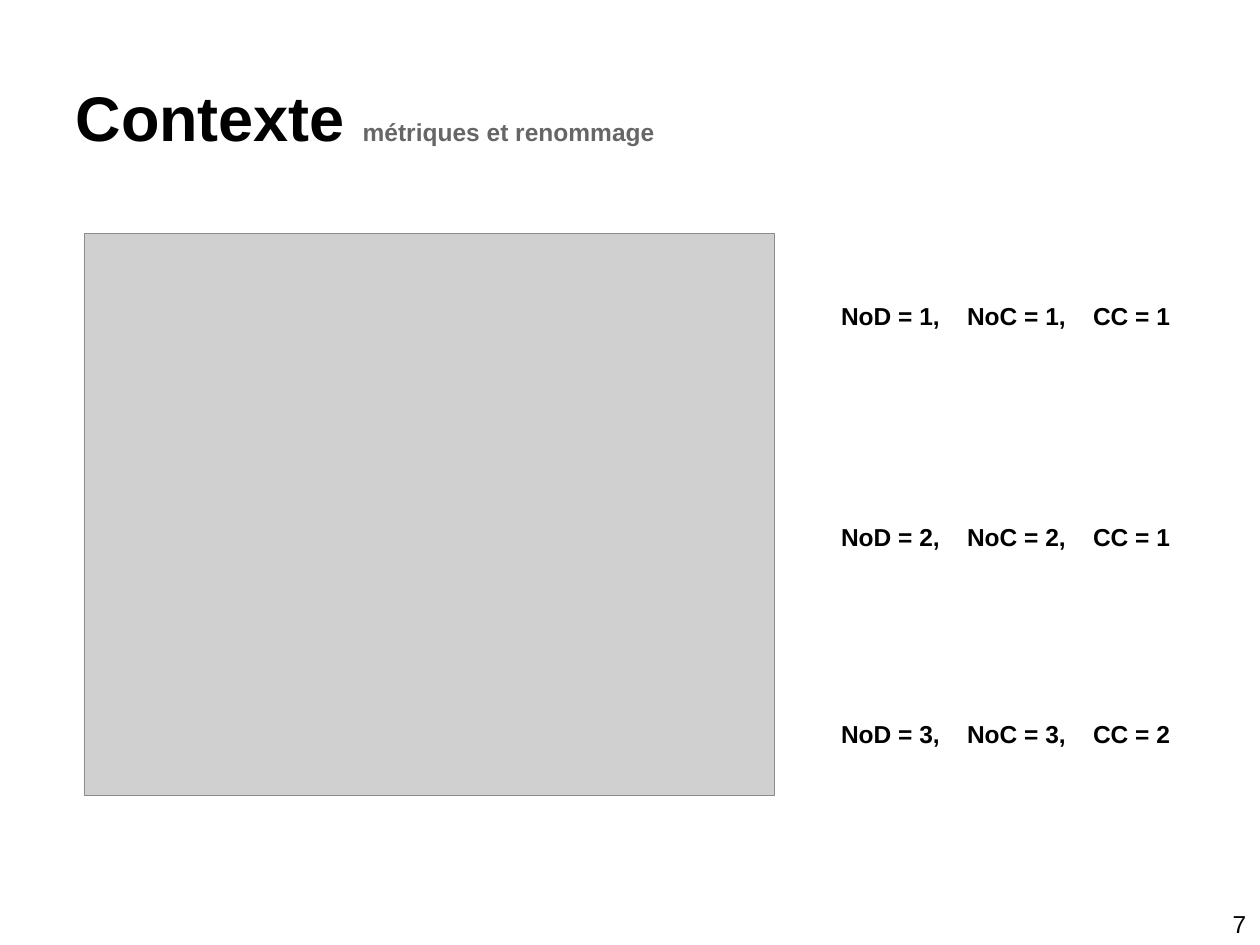
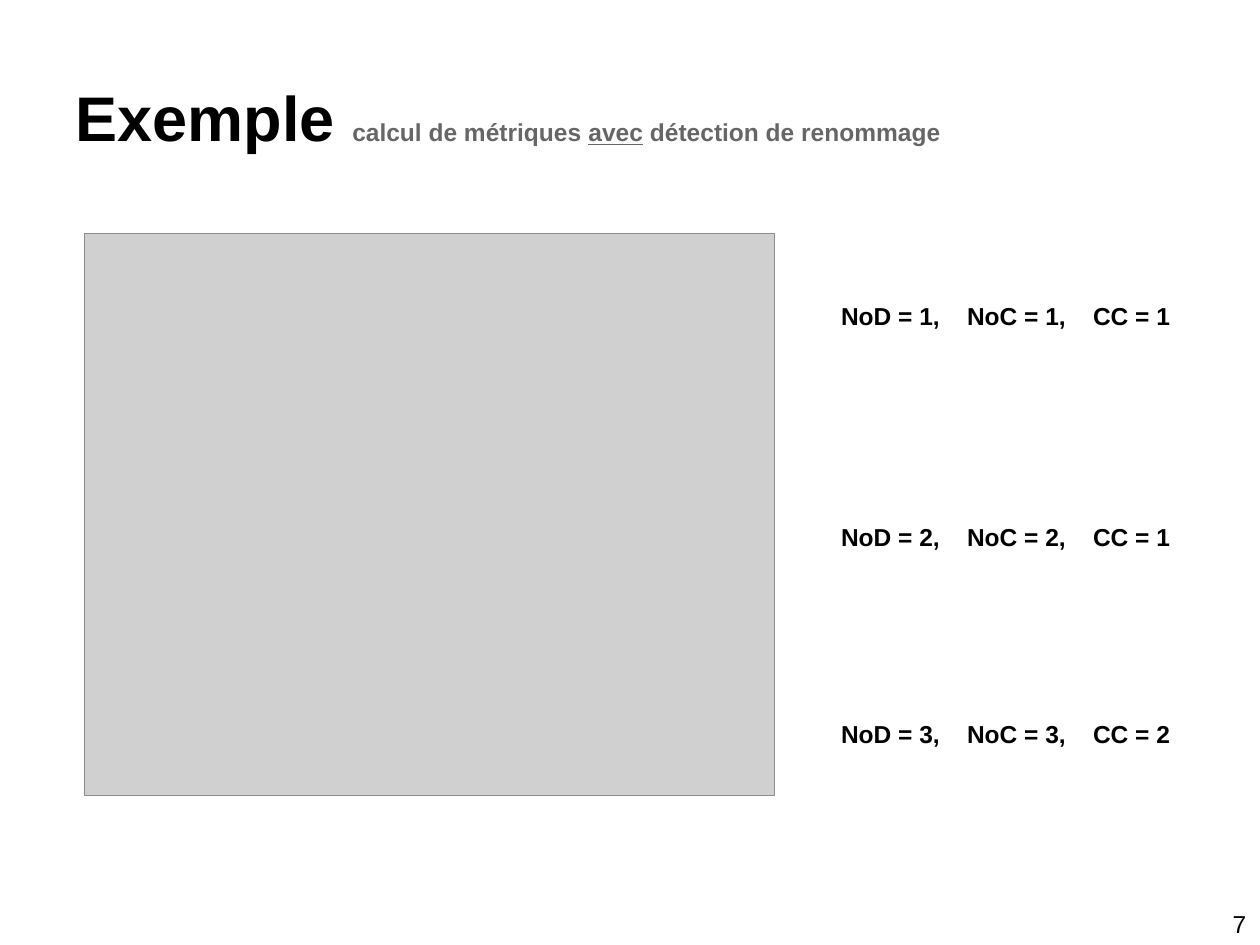
Before and after one commit to stonesong/Stage, a slide deck: slide 8 of presentation/presStageM2.pptx (slide 7 before the commit). Drawn at 1260x945 pixels with LibreOffice and Linux fonts; fonts in the diff are those of the drawing; grey boxes stand for pictures. Boxes give left, top, right and bottom in pixels: in the first picture for what was removed or moved away, otherwise in the second. Text is boxed around its words. In the diff, an @@ line names an element or a change of style, - is before the commit and + after.

```diff
--- a/presentation/presStageM2.pptx
+++ b/presentation/presStageM2.pptx
@@ title at (76, 95, 940, 153): text changed @@
-Contexte métriques et renommage
+Exemple calcul de métriques avec détection de renommage
```
Also in this commit, not shown: 16 other slides changed, 4 slides added, 1 slide removed, 1 other file.
